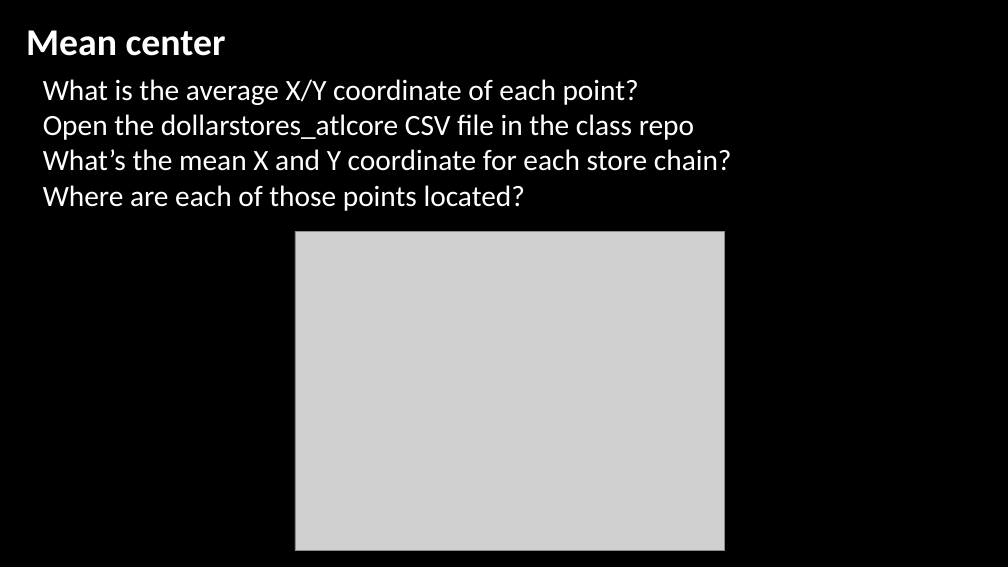
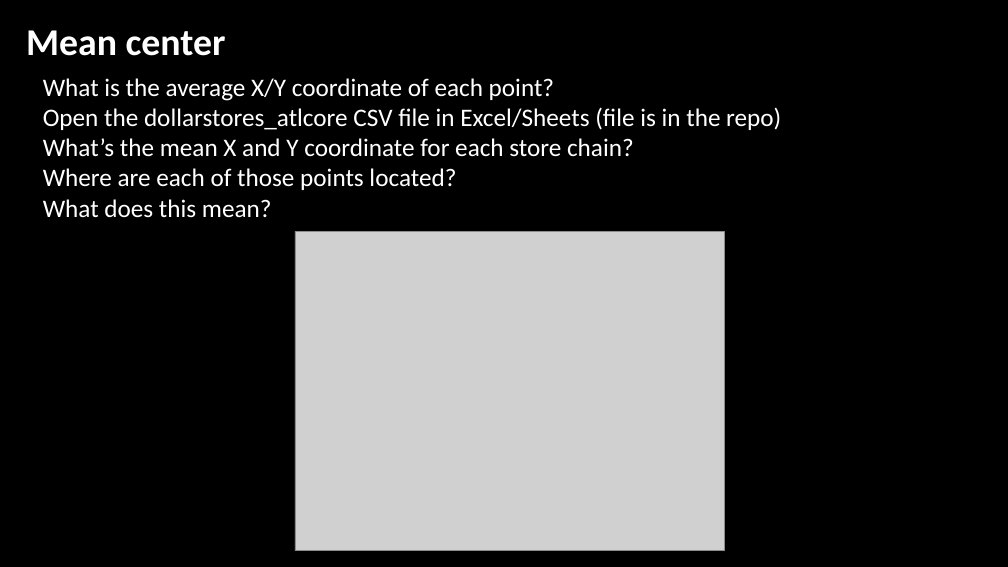
Before and after one commit to jshannon75/geog4300, a slide deck: slide 11 of in_class_slides/geog4300_W05-1 Point pattern analysis and MAUP.pptx. Drawn at 1008x567 pixels with LibreOffice and Linux fonts; fonts in the diff are those of the drawing; grey boxes stand for pictures; background and template pictures are left out. Boxes give left, top, right and bottom in pixels: in the first picture for what was removed or moved away, otherwise in the second. Text is boxed around its words. In the diff, an @@ line names an element or a change of style, - is before the commit and + after.

Commit message:
Slide tweak

```diff
--- a/in_class_slides/geog4300_W05-1 Point pattern analysis and MAUP.pptx
+++ b/in_class_slides/geog4300_W05-1 Point pattern analysis and MAUP.pptx
@@ text at (43,78,634,190): size 28 to 24 pt in "What is the average X/Y coordinate of ...", "What’s the mean X and Y coordinate ...", "Where are each of those points located?" @@
@@ text at (43,107,781,130): text changed; size 28 to 24 pt @@
-Open the dollarstores_atlcore CSV file in the class repo
+Open the dollarstores_atlcore CSV file in Excel/Sheets (file is in the repo)
@@ text at (43,199,272,217): paragraph added @@
+What does this mean?
```
